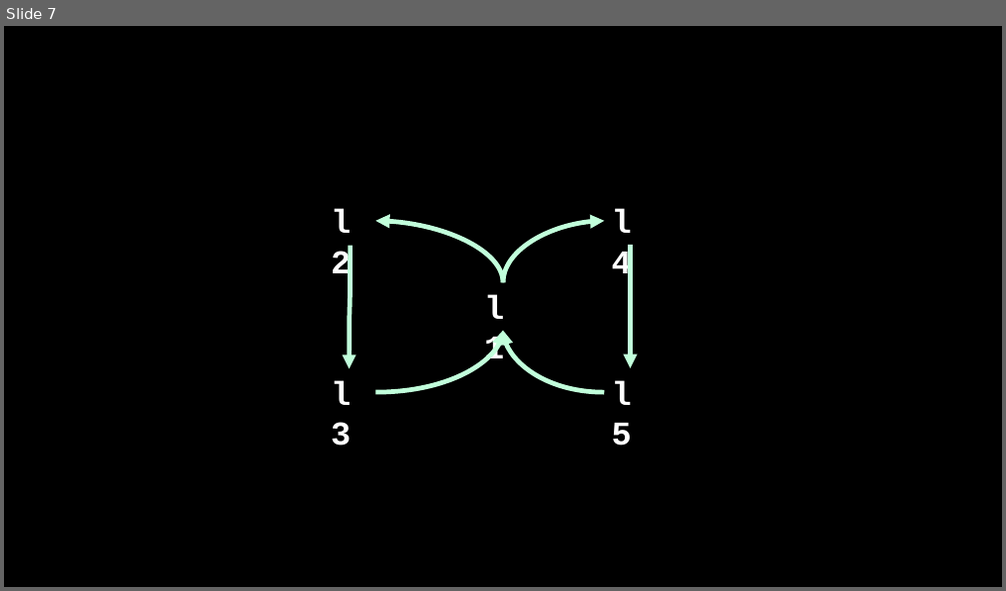
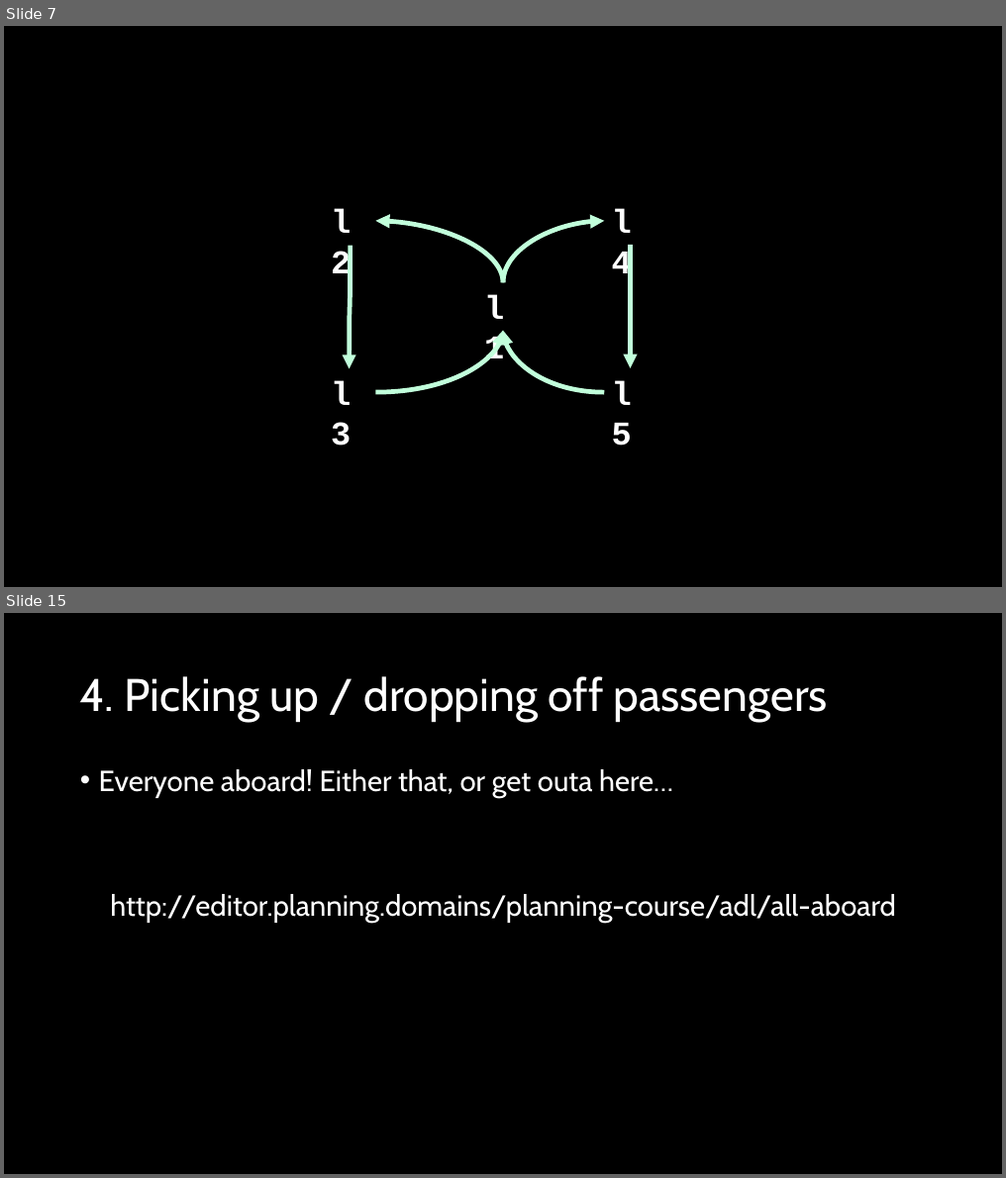
Before and after one commit to AI-Planning/modeling-in-pddl, a slide deck: exercises/cisc-813/adl/slides.pptx. Shown one above the other, each under a label of ours: slide 7 before the commit, slides 7 and 15 after it; the slides between them are not shown. The pictures are 1006x591 and 1006x1178 pixels, drawn with LibreOffice and Linux fonts; fonts in the diff are those of the drawing. Boxes give left, top, right and bottom in pixels: in the first picture for what was removed or moved away, otherwise in the second. Text is boxed around its words. In the diff, an @@ line names an element or a change of style, - is before the commit and + after.

```diff
--- a/exercises/cisc-813/adl/slides.pptx
+++ b/exercises/cisc-813/adl/slides.pptx
@@ slide 15 added at (4, 613, 1002, 1174), background #000000 @@
@@ title added at (80, 676, 828, 722), 44 pt, text #FFFFFF @@
+4. Picking up / dropping off passengers
@@ text added at (99, 769, 896, 924), 28 pt, text #FFFFFF @@
+• Everyone aboard! Either that, or get outa here…
+http://editor.planning.domains/planning-course/adl/all-aboard
```
Also in this commit, not shown: 1 slide changed, 11 other slides added, 1 slide removed, 10 other files.
